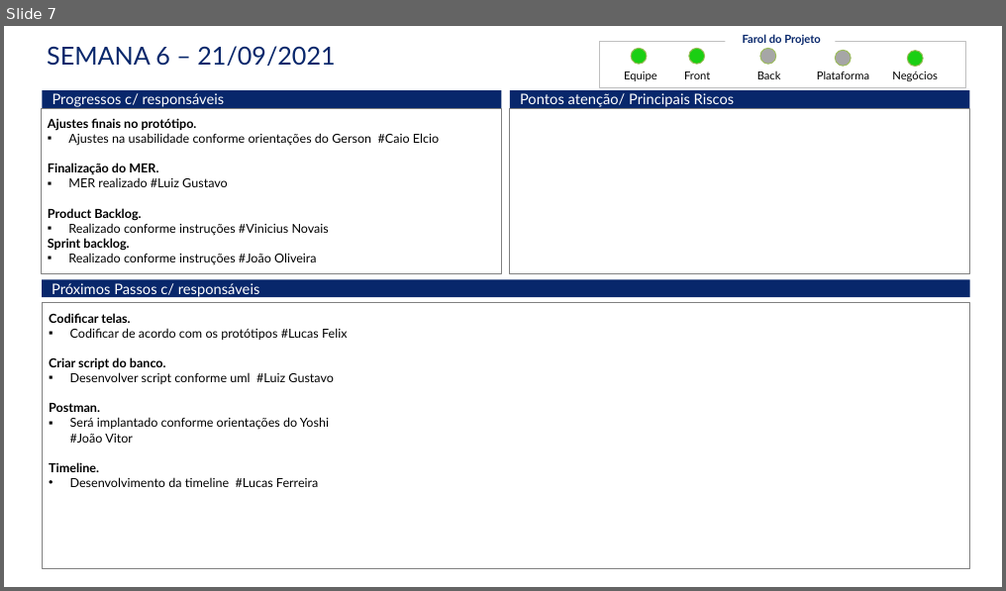
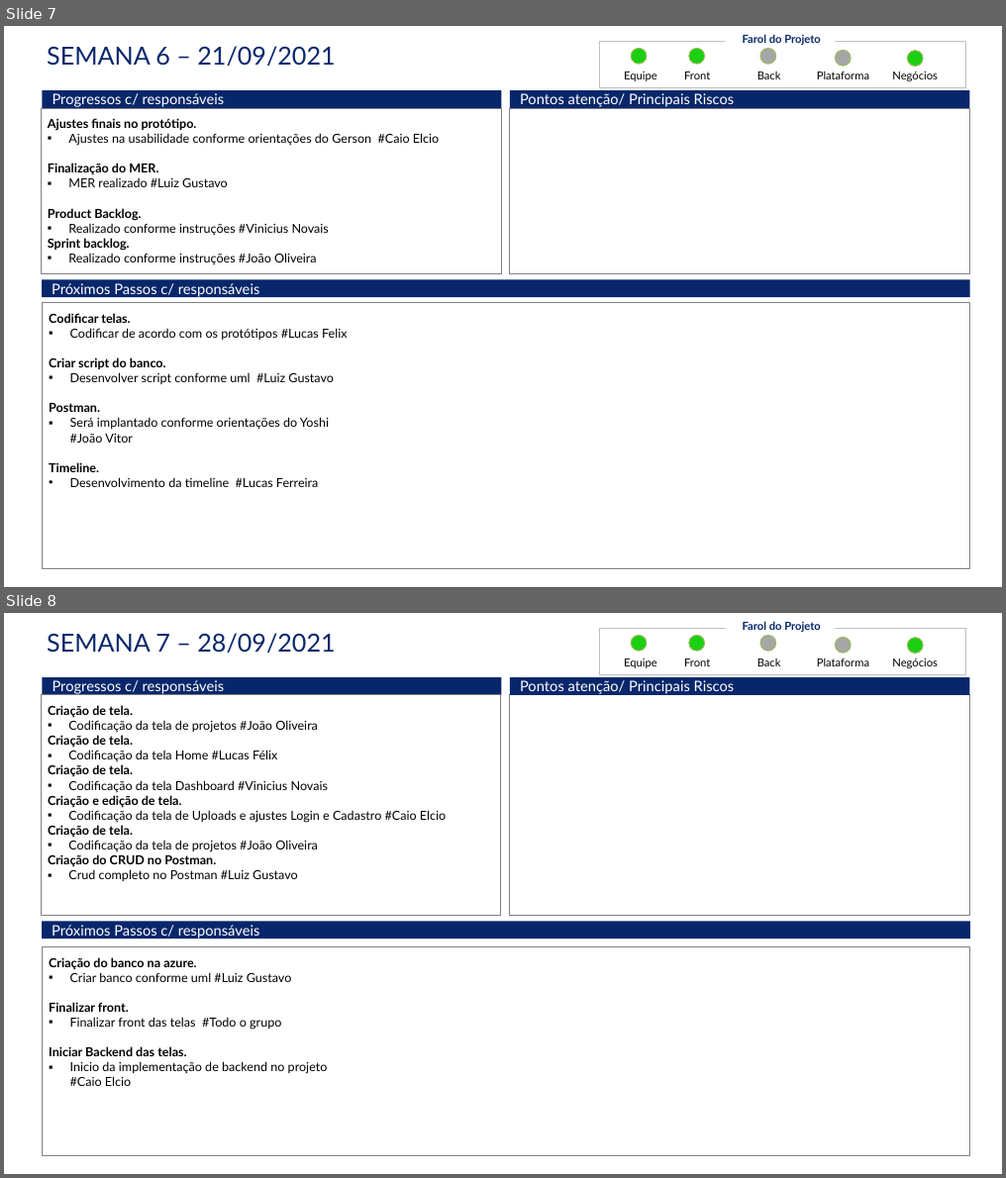
Before and after one commit to vini-novais/Grupo07-2WORK, a slide deck: Documentos/Status Report/StatusReport.pptx. Shown one above the other, each under a label of ours: slide 7 before the commit, slides 7 and 8 after it. The pictures are 1006x591 and 1006x1178 pixels, drawn with LibreOffice and Linux fonts; fonts in the diff are those of the drawing. Boxes give left, top, right and bottom in pixels: in the first picture for what was removed or moved away, otherwise in the second. Text is boxed around its words. In the diff, an @@ line names an element or a change of style, - is before the commit and + after.

Commit message:
Status Report, Tela de Projetos

```diff
--- a/Documentos/Status Report/StatusReport.pptx
+++ b/Documentos/Status Report/StatusReport.pptx
@@ slide 8 added at [4, 613, 1002, 1174], background #FFFFFF @@
@@ title added at [47, 633, 335, 653], 26.5 pt, text #08276B @@
+SEMANA 7 – 28/09/2021
@@ rectangle added at [599, 629, 966, 674], outline #BFBFBF 0.5 pt @@
@@ ellipse added at [631, 636, 647, 651], fill #1BCF13, outline #9BBB59 1 pt @@
@@ ellipse added at [689, 636, 705, 651], fill #1BCF13, outline #9BBB59 1 pt @@
@@ rectangle added at [726, 617, 836, 633], fill #FFFFFF, 11.8 pt, text #08276B, bold @@
+Farol do Projeto
@@ ellipse added at [760, 636, 776, 651], fill #A6A6A6, outline #9BBB59 1 pt @@
@@ ellipse added at [835, 637, 850, 653], fill #A6A6A6, outline #9BBB59 1 pt @@
@@ ellipse added at [908, 638, 923, 653], fill #1BCF13, outline #9BBB59 1 pt @@
@@ text added at [624, 659, 657, 668], 11.8 pt, text #000000 @@
+Equipe
@@ text added at [684, 659, 710, 666], 11.8 pt, text #000000 @@
+Front
@@ text added at [757, 659, 781, 666], 11.8 pt, text #000000 @@
+Back
@@ text added at [817, 658, 869, 666], 11.8 pt, text #000000 @@
+Plataforma
@@ text added at [892, 659, 938, 668], 11.8 pt, text #000000 @@
+Negócios
@@ rectangle added at [41, 695, 500, 915], outline #808080 1 pt, 13.2 pt, text #000000 @@
+  Criação de tela.
+  ▪ Codificação da tela de projetos #João Oliveira
+  Criação de tela.
+  ▪ Codificação da tela Home #Lucas Félix
+  Criação de tela.
+  ▪ Codificação da tela Dashboard #Vinicius Novais
+  Criação e edição de tela.
+  ▪ Codificação da tela de Uploads e ajustes Login e Cadastro #Caio Elcio
+  Criação de tela.
+  ▪ Codificação da tela de projetos #João Oliveira
+  Criação do CRUD no Postman.
+  ▪ Crud completo no Postman #Luiz Gustavo
@@ rectangle added at [42, 677, 502, 695], fill #08276B, 15.4 pt, text #FFFFFF @@
+Progressos c/ responsáveis
@@ rectangle added at [509, 695, 970, 915], outline #808080 1 pt @@
@@ rectangle added at [510, 677, 969, 695], fill #08276B, 15.4 pt, text #FFFFFF @@
+Pontos atenção/ Principais Riscos
@@ rectangle added at [42, 921, 970, 939], fill #08276B, 15.4 pt, text #FFFFFF @@
+Próximos Passos c/ responsáveis
@@ rectangle added at [42, 947, 970, 1156], outline #808080 1 pt, 13.2 pt, text #000000 @@
+  Criação do banco na azure.
+  ▪ Criar banco conforme uml #Luiz Gustavo
+  Finalizar front.
+  ▪ Finalizar front das telas #Todo o grupo
+  Iniciar Backend das telas.
+  ▪ Inicio da implementação de backend no projeto #Caio Elcio
```
Also in this commit, not shown: 6 other files.
